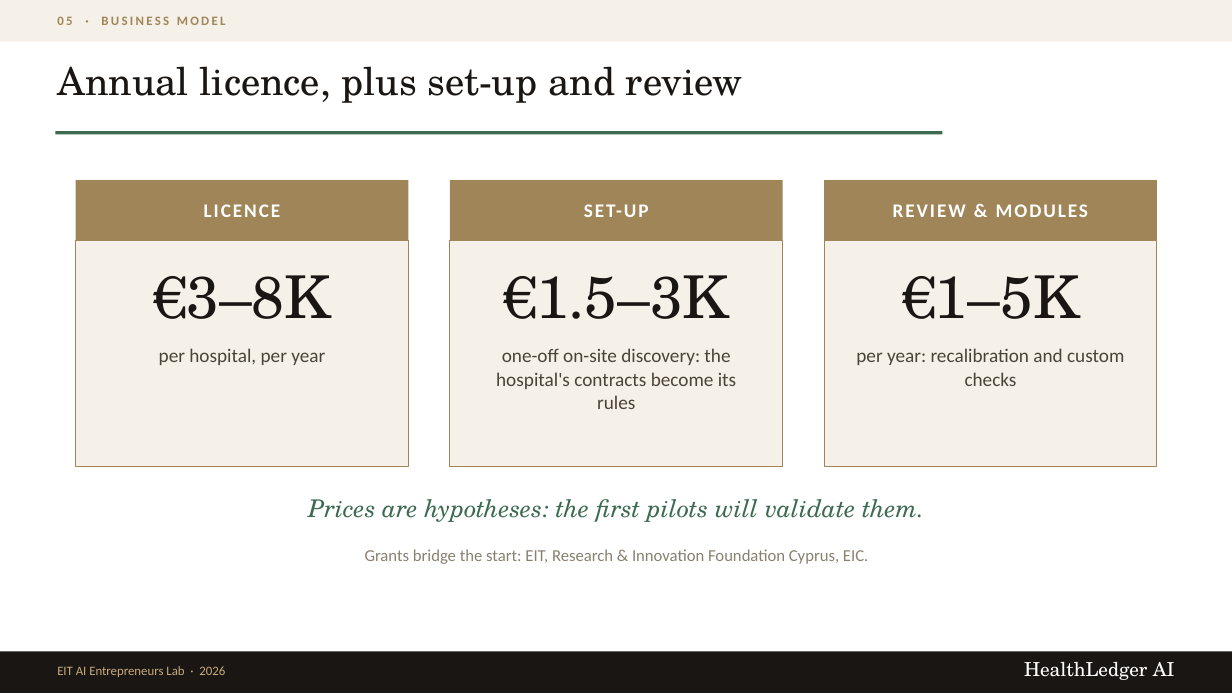
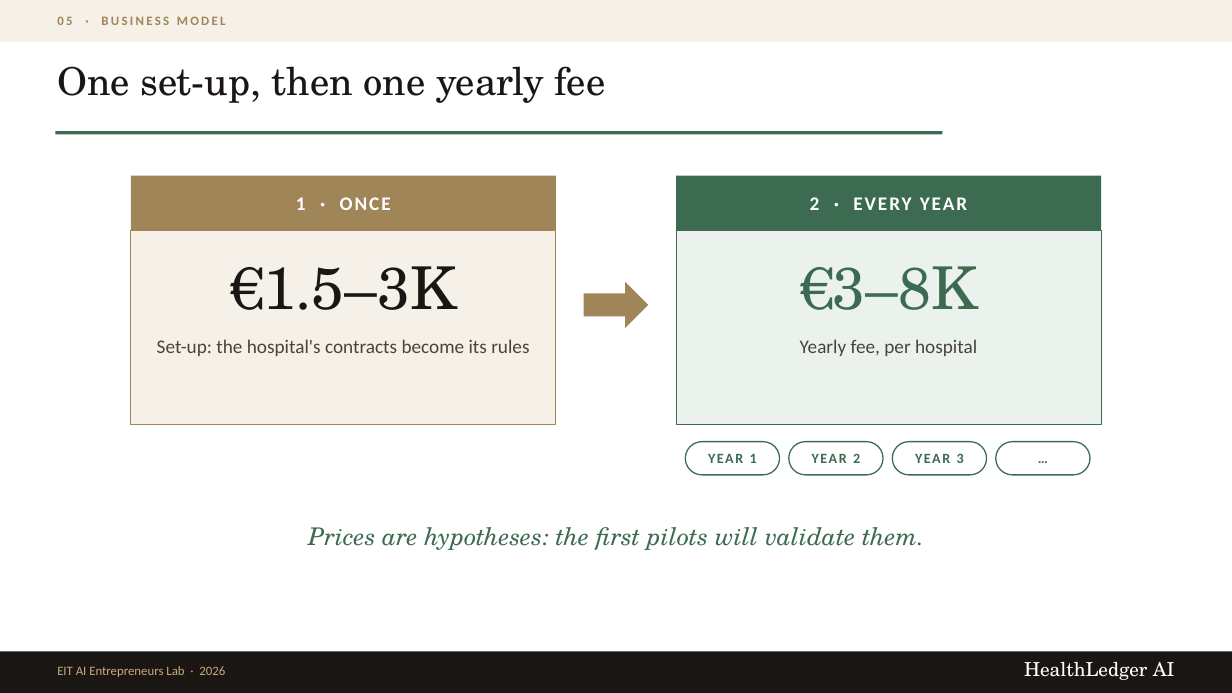
Before and after one commit to mrply97/AI, a slide deck: slide 11 of HealthLedgerAI_EIT_Pitch.pptx. Drawn at 1232x693 pixels with LibreOffice and Linux fonts; fonts in the diff are those of the drawing. Boxes give left, top, right and bottom in pixels: in the first picture for what was removed or moved away, otherwise in the second. Text is boxed around its words. In the diff, an @@ line names an element or a change of style, - is before the commit and + after.

```diff
--- a/HealthLedgerAI_EIT_Pitch.pptx
+++ b/HealthLedgerAI_EIT_Pitch.pptx
@@ text at box(57, 66, 605, 103): text changed @@
-Annual licence, plus set-up and review
+One set-up, then one yearly fee
@@ rectangle: place and size @@
-rectangle at box(76, 180, 409, 240)
+rectangle at box(131, 176, 556, 231)
@@ rectangle: place and size @@
-rectangle at box(824, 180, 1157, 240)
+rectangle at box(677, 176, 1102, 231)
@@ rectangle at box(677, 176, 1102, 231): fill #A08558 to #3D6B52 @@
@@ text at box(296, 197, 306, 210): text changed @@
-LICENCE
+1 · ONCE
@@ text removed at box(606, 204, 649, 217) @@
-SET-UP
@@ text added at box(810, 197, 820, 210), 15 pt, text #FFFFFF, bold @@
+2 · EVERY YEAR
@@ text removed at box(824, 180, 1157, 240) @@
-REVIEW & MODULES
@@ rectangle: place and size @@
-rectangle at box(76, 240, 409, 467)
+rectangle at box(131, 231, 556, 425)
@@ rectangle: place and size @@
-rectangle at box(824, 240, 1157, 467)
+rectangle at box(677, 231, 1102, 425)
@@ rectangle at box(677, 231, 1102, 425): fill #F5F0E8 to #EBF2EE; outline #A08558 0.75 pt to #3D6B52 0.75 pt @@
@@ text "€1.5–3K": place and size @@
-text "€1.5–3K" at box(504, 275, 729, 319)
+text "€1.5–3K" at box(231, 266, 456, 310)
@@ rectangle removed at box(450, 240, 783, 467) @@
@@ text "€3–8K": place and size @@
-text "€3–8K" at box(154, 275, 331, 319)
+text "€3–8K" at box(800, 266, 977, 310)
@@ text "€3–8K" at box(800, 266, 977, 310): text colour #1A1614 to #3D6B52 @@
@@ right arrow: place and size @@
-right arrow at box(450, 180, 783, 240)
+right arrow at box(584, 282, 649, 328)
@@ right arrow at box(584, 282, 649, 328): rectangle to right arrow @@
@@ text removed at box(902, 275, 1079, 319) @@
-€1–5K
@@ text at box(157, 339, 529, 356): text changed @@
-per hospital, per year
+Set-up: the hospital's contracts become its rules
@@ text removed at box(496, 348, 736, 409) @@
-one-off on-site discovery: the hospital's contracts become its rules
@@ text added at box(800, 339, 977, 356), 15 pt, text #4A4438 @@
+Yearly fee, per hospital
@@ rounded rectangle added at box(686, 442, 780, 475), fill #FFFFFF, outline #3D6B52 1 pt @@
@@ text "YEAR 2" at box(853, 453, 860, 463): vertical alignment top to middle @@
@@ rounded rectangle added at box(789, 442, 884, 475), fill #FFFFFF, outline #3D6B52 1 pt @@
@@ rounded rectangle added at box(893, 442, 987, 475), fill #FFFFFF, outline #3D6B52 1 pt @@
@@ rounded rectangle added at box(996, 442, 1091, 475), fill #FFFFFF, outline #3D6B52 1 pt @@
@@ text added at box(996, 442, 1091, 475), 11 pt, text #3D6B52, bold @@
+…
@@ text added at box(750, 454, 757, 463), 11 pt, text #3D6B52, bold @@
+YEAR 1
@@ text at box(853, 453, 860, 463): text changed; size 15 to 11 pt; text colour #4A4438 to #3D6B52; bold on @@
-per year: recalibration and custom checks
+YEAR 2
@@ text added at box(957, 453, 964, 463), 11 pt, text #3D6B52, bold @@
+YEAR 3
@@ text "Prices are hypotheses: the first ...": place and size @@
-text "Prices are hypotheses: the first ..." at box(308, 499, 924, 522)
+text "Prices are hypotheses: the first ..." at box(308, 527, 924, 550)
@@ text removed at box(365, 549, 868, 564) @@
-Grants bridge the start: EIT, Research & Innovation Foundation Cyprus, EIC.
```
Also in this commit, not shown: 3 other slides changed, 2 other files.
